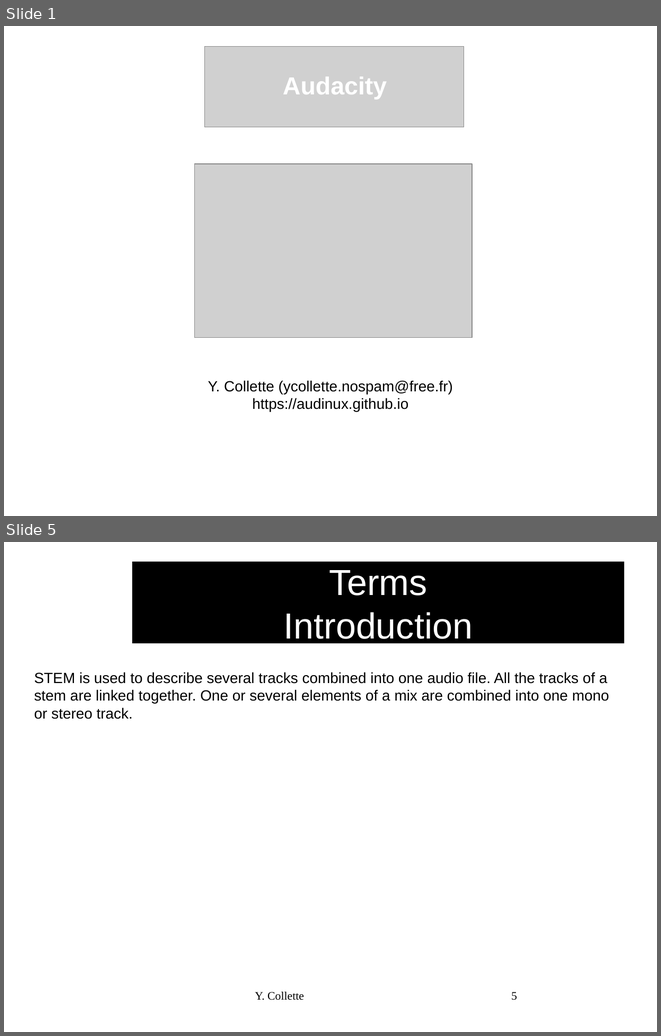
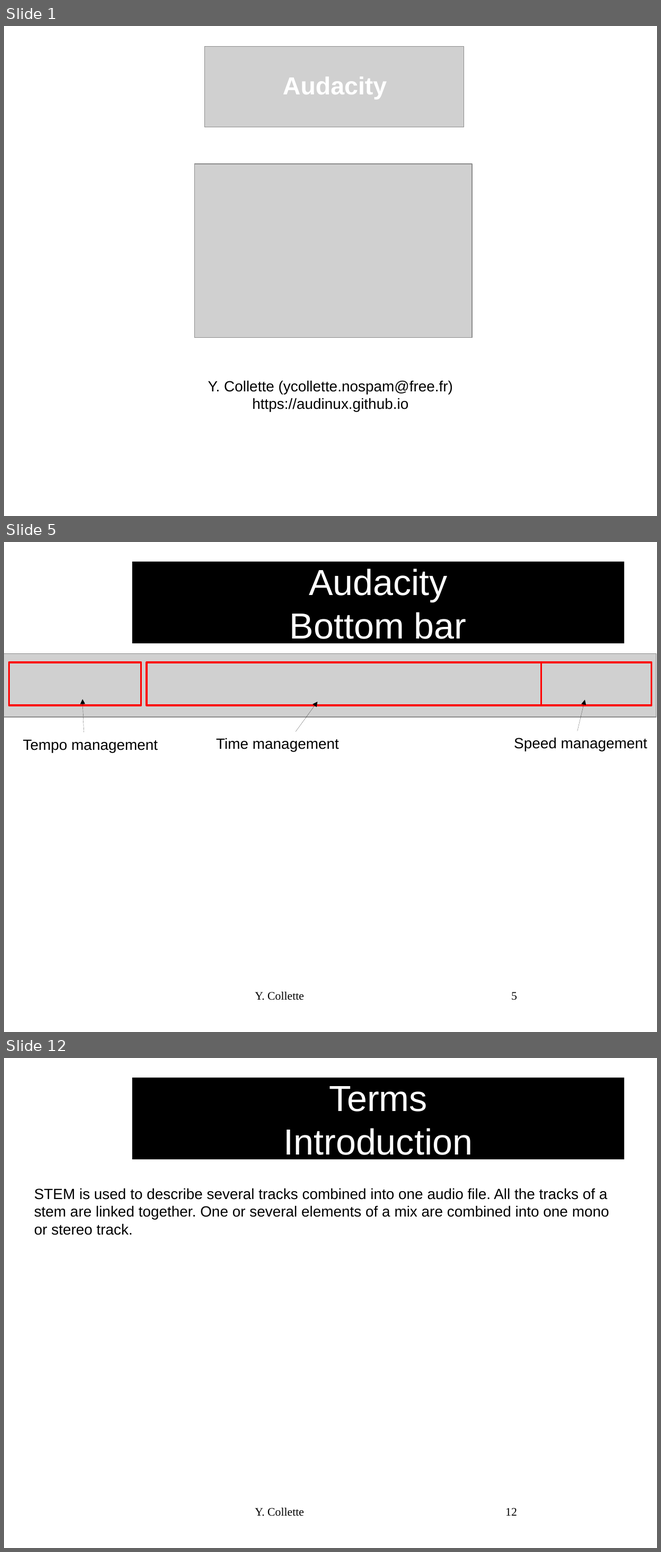
Before and after one commit to audinux/audinux.github.io, a slide deck: workshop/audio/Audacity.odp. Shown one above the other, each under a label of ours: slides 1 and 5 before the commit, slides 1, 5 and 12 after it; the slides between them are not shown. The pictures are 661x1036 and 661x1552 pixels, drawn with LibreOffice and Linux fonts; fonts in the diff are those of the drawing; grey boxes stand for pictures; background and template pictures are left out. Boxes give left, top, right and bottom in pixels: in the first picture for what was removed or moved away, otherwise in the second. Text is boxed around its words. In the diff, an @@ line names an element or a change of style, - is before the commit and + after.

```diff
--- a/workshop/audio/Audacity.odp
+++ b/workshop/audio/Audacity.odp
@@ slide 5 added at [4,542,657,1032], background #FFFFFF @@
@@ title added at [133,562,625,643], fill #000000, 44 pt, text #FFFFFF @@
+Audacity
+Bottom bar
@@ picture added at [4,654,656,717] @@
@@ rectangle added at [9,662,141,706], outline #FF0000 2.3 pt @@
@@ rectangle added at [147,662,541,706], outline #FF0000 2.3 pt @@
@@ rectangle added at [541,662,652,706], outline #FF0000 2.3 pt @@
@@ arrow added from (84, 732) to (83, 699), #000000 0 pt @@
@@ arrow added from (577, 731) to (585, 699), #000000 0 pt @@
@@ arrow added from (296, 732) to (317, 702), #000000 0 pt @@
@@ text added at [23,739,158,752], 18 pt, text #000000 @@
+Tempo management
@@ text added at [216,738,339,752], 18 pt, text #000000 @@
+Time management
@@ text added at [514,737,647,751], 18 pt, text #000000 @@
+Speed management
@@ text added at [255,991,304,1000], 14 pt, text #000000 @@
+Y. Collette
@@ page number added at [511,991,517,1000], 14 pt, text #000000 @@
+5
@@ what was slide 5 is now slide 12 @@
@@ page number at [505,1507,517,1515]: text changed @@
-5
+12
```
Also in this commit, not shown: 5 slides changed, 7 other slides added, 5 other files.
